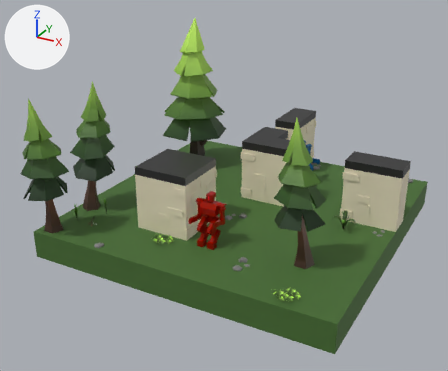
Two versions of the glTF model POC/POC 3d/arena/arena_1.glb, one commit apart.
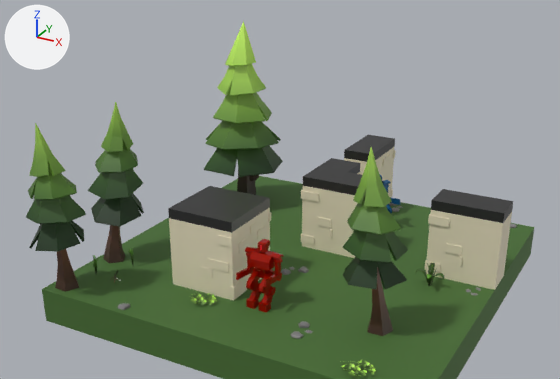
The first picture shows the older version from a camera (50 mm lens) standing at (19.0, -38.1, 21.2) and looking at (-0.8, -2.2, 3.3). The close-ups show both versions on the part from 0% to 100% of the width and 0% to 82% of the height of that picture. Arrows for +X, +Y and +Z are at upper left; the lights stay in place. Where no turn or scale is listed for an object, it has been applied to the vertices.

Objects in the first close-up: 'Cube.114', 'Cube.118', 'bot_blue', 'bot_red', 'tree_big.001', 'tree_small.001', 'tree_small.002', 'tree_small.004', 'wall_brick.003', 'wall_brick.006', 'wall_brick.008', 'wall_plain.009', 'wall_plain.010'.
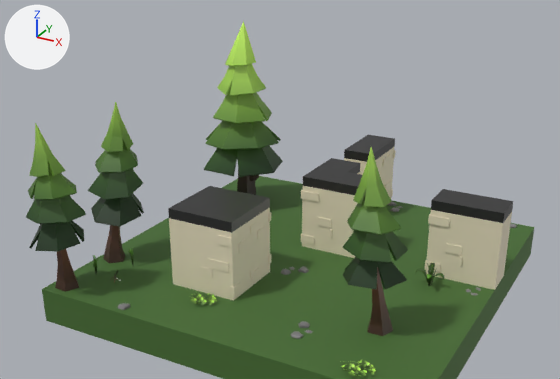
The change, as a list of edits to the scene's bpy script:
```text
Remove ob_bot_blue:
    ob_bot_blue = bpy.data.objects.new('bot_blue', me_cube_133)
    ob_bot_blue.location = (1.78, 5.96, 4.35)
Remove ob_bot_red:
    ob_bot_red = bpy.data.objects.new('bot_red', me_cube_132)
    ob_bot_red.location = (0.57, -6.4, 4.35)
```

Where the change shows, as pixel boxes (x1, y1, x2, y2) in the close-ups (560 x 379 px):
'bot_red', deleted (red): before (236, 239, 283, 312)
    faces in mat_material_001 (red #ac1100): (236, 239, 283, 312)
'bot_blue', deleted: before (380, 175, 400, 214)
